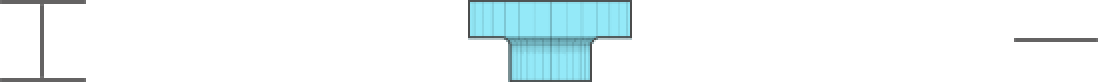
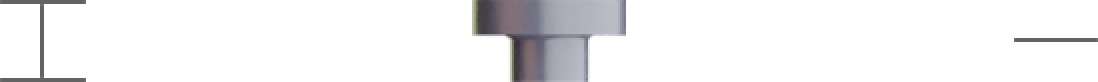
Layers edited between the first and the second (1098, 82) image:
added layer "3D-wellhead" above "outline" over [left=472, top=0, right=626, bottom=82]
hid "outline" over [left=468, top=0, right=632, bottom=82]
hid "wellhead" over [left=468, top=0, right=632, bottom=82]
hid "blue" over [left=468, top=0, right=632, bottom=82]
